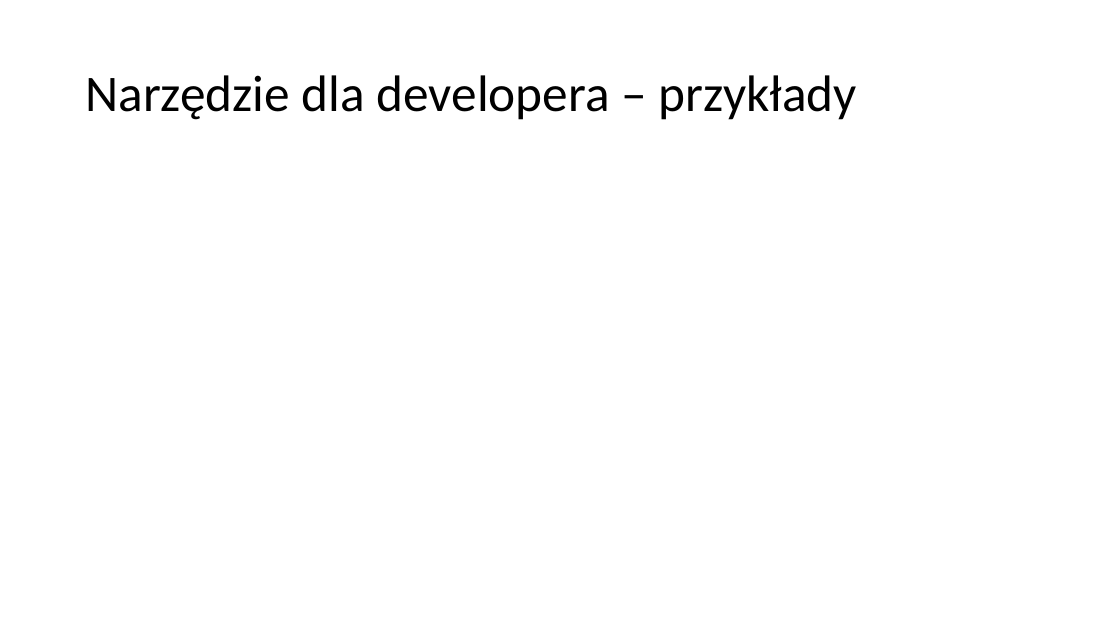
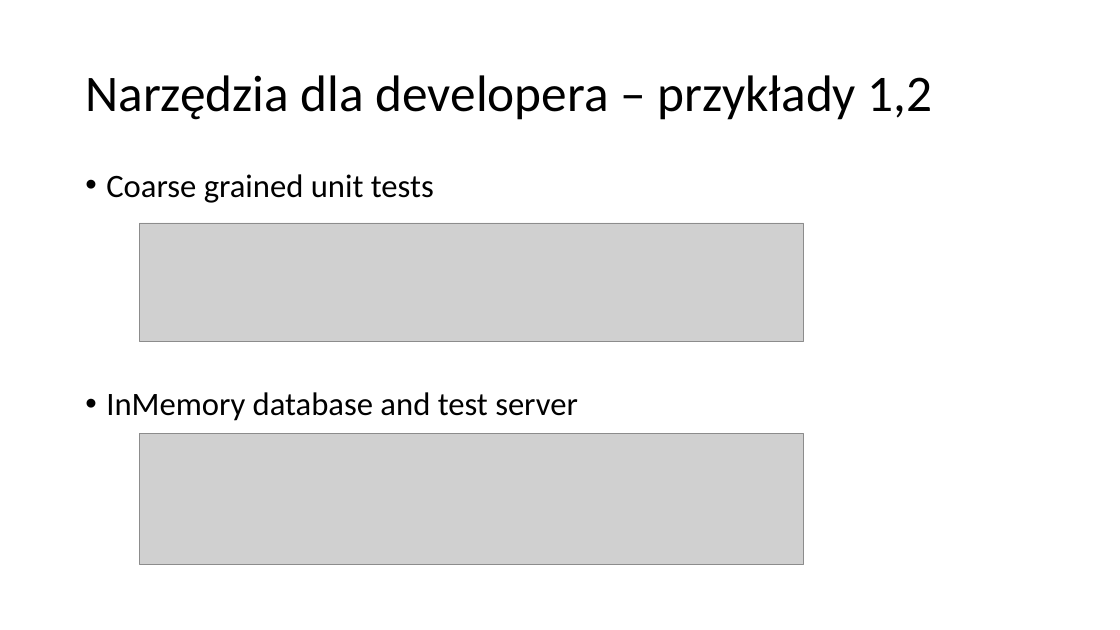
Before and after one commit to plitwinski/automated-tests-presentation, a slide deck: slide 10 of presentation/polish/Automatycznie testowalne aplikacje w srodowisku rozproszonym.pptx (slide 6 before the commit). Drawn at 1120x630 pixels with LibreOffice and Linux fonts; fonts in the diff are those of the drawing; grey boxes stand for pictures. Boxes give left, top, right and bottom in pixels: in the first picture for what was removed or moved away, otherwise in the second. Text is boxed around its words. In the diff, an @@ line names an element or a change of style, - is before the commit and + after.

Commit message:
Fix typos

```diff
--- a/presentation/polish/Automatycznie testowalne aplikacje w srodowisku rozproszonym.pptx
+++ b/presentation/polish/Automatycznie testowalne aplikacje w srodowisku rozproszonym.pptx
@@ title at (85,75,933,120): text changed @@
-Narzędzie dla developera – przykłady
+Narzędzia dla developera – przykłady 1,2
@@ text added at (106,174,578,421), 28 pt, text #000000 @@
+• Coarse grained unit tests
+• InMemory database and test server
@@ picture added at (139,223,803,342) @@
@@ picture added at (139,434,803,565) @@
```
Also in this commit, not shown: 11 other slides changed, 1 slide added.
